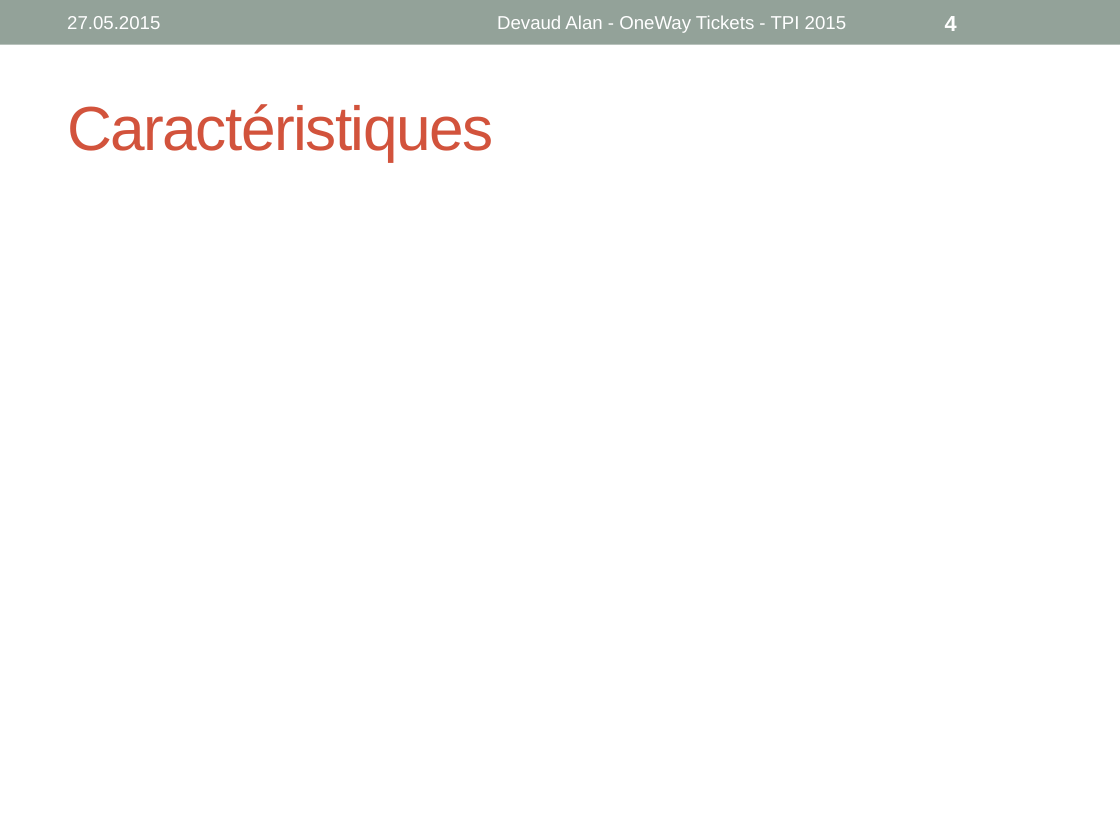
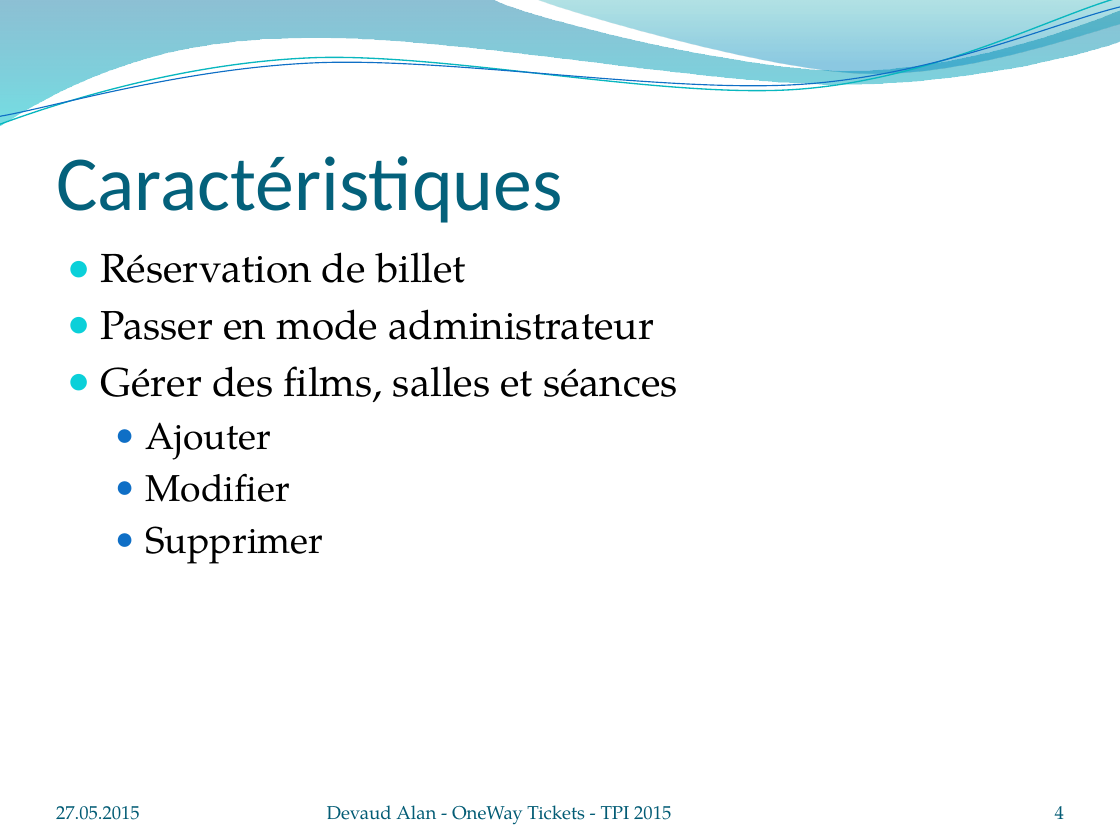
Before and after one commit to Devaud/TPI, a slide deck: slide 4 of OneWay_Tickets.pptx. Drawn at 1120x840 pixels with LibreOffice and Linux fonts; fonts in the diff are those of the drawing; background and template pictures are left out. Boxes give left, top, right and bottom in pixels: in the first picture for what was removed or moved away, otherwise in the second. Text is boxed around its words. In the diff, an @@ line names an element or a change of style, - is before the commit and + after.

```diff
--- a/OneWay_Tickets.pptx
+++ b/OneWay_Tickets.pptx
@@ rectangle removed at bbox=[0, 0, 1120, 45] @@
@@ freeform shape added at bbox=[0, 0, 1120, 127], fill gradient #0074A1 to #00C6CF @@
@@ freeform shape added at bbox=[0, 0, 1120, 131], outline #0AB8BF 0.85 pt @@
@@ freeform shape added at bbox=[0, 7, 1120, 125], outline #0F6FC6 0.75 pt @@
@@ freeform shape added at bbox=[536, 0, 1120, 77], fill gradient #00A1A9 to #008BBF @@
@@ title "Caractéristiques": place and size @@
-title "Caractéristiques" at bbox=[67, 104, 493, 162]
+title "Caractéristiques" at bbox=[56, 156, 563, 223]
@@ title "Caractéristiques" at bbox=[56, 156, 563, 223]: size 40 to 50 pt, font Arial to Calibri, text colour #D2533C to #04617B, letter spacing -1 to 0 pt; vertical alignment middle to bottom @@
@@ text added at bbox=[101, 252, 678, 564], 26 pt, text #000000 @@
+● Réservation de billet
+● Passer en mode administrateur
+● Gérer des films, salles et séances
+  ● Ajouter
+  ● Modifier
+  ● Supprimer
@@ text "27.05.2015": place and size @@
-text "27.05.2015" at bbox=[67, 16, 160, 29]
+text "27.05.2015" at bbox=[56, 806, 140, 820]
@@ text "27.05.2015" at bbox=[56, 806, 140, 820]: font Arial to TeX Gyre Pagella, text colour #FFFFFF to #045D75; vertical alignment middle to bottom @@
@@ text "Devaud Alan - OneWay Tickets ...": place and size @@
-text "Devaud Alan - OneWay Tickets ..." at bbox=[497, 15, 846, 33]
+text "Devaud Alan - OneWay Tickets ..." at bbox=[327, 805, 671, 825]
@@ text "Devaud Alan - OneWay Tickets ..." at bbox=[327, 805, 671, 825]: font Arial to TeX Gyre Pagella, text colour #FFFFFF to #045D75; alignment centre to left; vertical alignment middle to bottom @@
@@ page number: place and size @@
-page number at bbox=[945, 16, 957, 31]
+page number at bbox=[1055, 806, 1064, 819]
@@ page number at bbox=[1055, 806, 1064, 819]: size 14 to 12 pt, font Arial to TeX Gyre Pagella, text colour #FFFFFF to #045D75, bold off; alignment left to right; vertical alignment middle to bottom @@
```
Also in this commit, not shown: 5 other slides changed.
